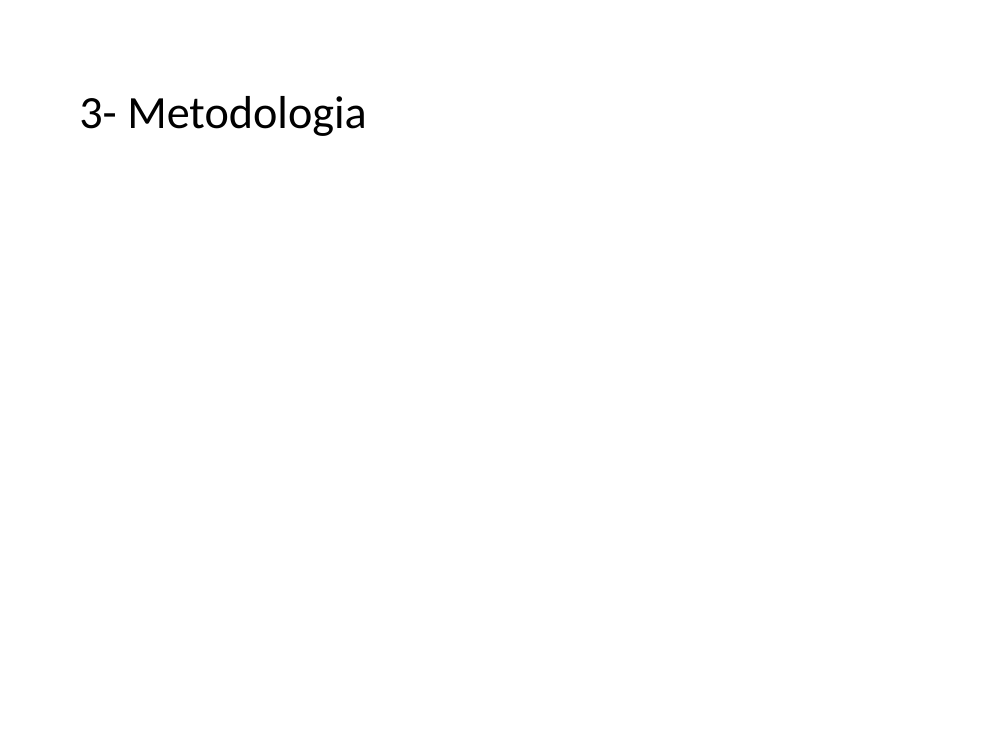
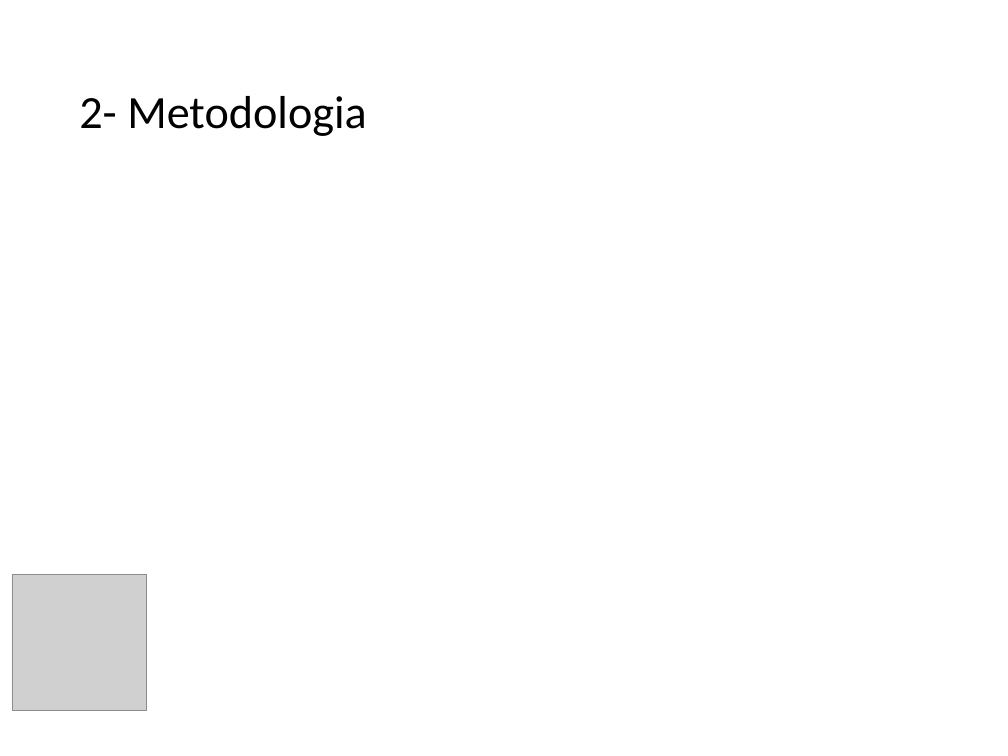
Before and after one commit to TavaresCarlos/INF723-Visualizacao-de-Dados-, a slide deck: slide 12 of presentation/apresentação.pptx (slide 7 before the commit). Drawn at 1008x756 pixels with LibreOffice and Linux fonts; fonts in the diff are those of the drawing; grey boxes stand for pictures; background and template pictures are left out. Boxes give left, top, right and bottom in pixels: in the first picture for what was removed or moved away, otherwise in the second. Text is boxed around its words. In the diff, an @@ line names an element or a change of style, - is before the commit and + after.

```diff
--- a/presentation/apresentação.pptx
+++ b/presentation/apresentação.pptx
@@ title at [79,96,367,136]: text changed @@
-3- Metodologia
+2- Metodologia
@@ picture added at [12,575,147,711] @@
```
Also in this commit, not shown: 5 other slides changed, 8 slides added, 3 slides removed, 28 other files.
